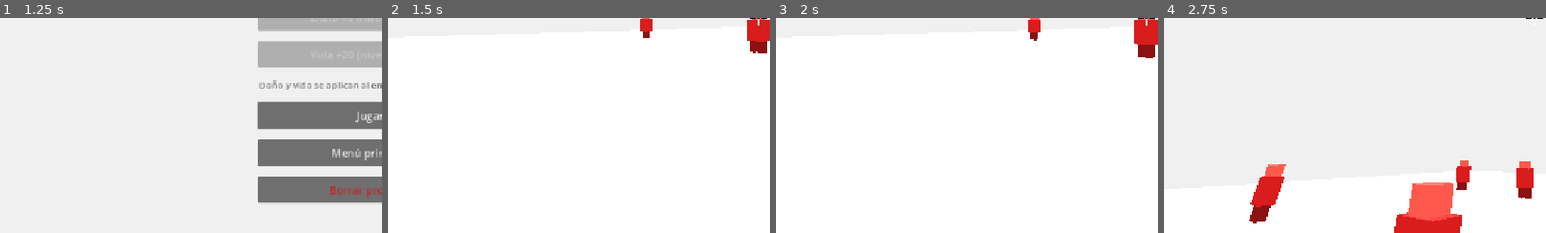
Above: before the commit, frames 1-4 (left to right).
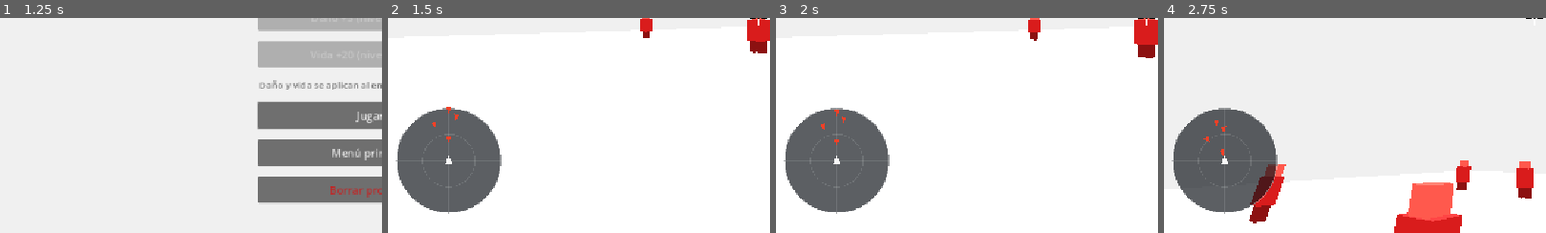
Above: after the commit, the same moments.

Repository: Veilen1/Deadline
Game: Godot game, scene res://scenes/ui/main_menu.tscn
Same seed, same stepped clock (60 frames per second), same inputs: the game is played once before the commit and once after it.
Inputs (mouse positions are % of the whole screen's width and height, from its top left):
- Up to frame 1 (1.25 s): click "Jugar" at 0.5 s
- Up to frame 2 (1.5 s): click "Jugar" at 1.25 s
- Up to frame 3 (2 s): no input
- Up to frame 4 (2.75 s): move the mouse to (55, 50) at 2.02 s; press the mouse at (55, 50) at 2.03 s; hold W (move_forward) from 2.03 s (still down); tap Space (jump) at 2.27 s
The pictures show only the part of the screen within x 2-52%, y 50-100%; the shares and areas given below are measured in that part.

Frame 1 is identical in both runs. In frame 2, 10% of the frame differs, in the area x 2-30%, y 41-92%; in frame 3, 10%; in frame 4, 10%.

Commit message:
feat(ui): agregar minimapa centrado en el jugador

Diff:
--- a/scenes/actors/enemies/guard_enemy.tscn
+++ b/scenes/actors/enemies/guard_enemy.tscn
@@ -51,7 +51,7 @@
 emission = Color(0.2, 1, 0.5, 1)
 emission_energy_multiplier = 1.6
 
-[node name="GuardEnemy" type="CharacterBody3D" groups=["enemies"]]
+[node name="GuardEnemy" type="CharacterBody3D" groups=["enemies", "guard_enemies"]]
 script = ExtResource("1_guard")
 
 [node name="CollisionShape3D" type="CollisionShape3D" parent="."]
--- a/scenes/main.tscn
+++ b/scenes/main.tscn
@@ -1,10 +1,11 @@
-[gd_scene load_steps=8 format=3]
+[gd_scene load_steps=9 format=3]
 
 [ext_resource type="Script" path="res://scenes/main.gd" id="1_main"]
 [ext_resource type="PackedScene" path="res://scenes/actors/player/player.tscn" id="2_player"]
 [ext_resource type="PackedScene" path="res://scenes/ui/pause_menu.tscn" id="4_pause"]
 [ext_resource type="PackedScene" path="res://scenes/ui/crosshair.tscn" id="5_crosshair"]
 [ext_resource type="PackedScene" path="res://scenes/ui/game_over_menu.tscn" id="6_game_over"]
+[ext_resource type="PackedScene" path="res://scenes/ui/minimap.tscn" id="7_minimap"]
 
 [sub_resource type="StyleBoxFlat" id="StyleBoxFlat_boss_bg"]
 bg_color = Color(0.05, 0.05, 0.05, 0.75)
@@ -136,6 +137,8 @@
 text = "HP 100/100"
 horizontal_alignment = 2
 
+[node name="Minimap" parent="CanvasLayer" instance=ExtResource("7_minimap")]
+
 [node name="ZoneBanner" type="Label" parent="CanvasLayer"]
 visible = false
 anchor_left = 0.5
--- /dev/null
+++ b/scenes/ui/minimap.gd
@@ -0,0 +1,116 @@
+extends Control
+
+## Radar centrado en el jugador. El jugador apunta siempre hacia arriba y el
+## mundo rota con su yaw. Información táctica, poco llamativa.
+
+@export var radar_range: float = 30.0
+@export var margin: float = 6.0
+
+@export_group("Colors")
+@export var background_color: Color = Color(0.06, 0.08, 0.1, 0.68)
+@export var border_color: Color = Color(1, 1, 1, 0.35)
+@export var ring_color: Color = Color(1, 1, 1, 0.12)
+@export var player_color: Color = Color(1, 1, 1, 0.95)
+@export var enemy_color: Color = Color(0.95, 0.25, 0.15, 1)
+@export var guard_color: Color = Color(0.25, 0.95, 0.45, 1)
+@export var elite_color: Color = Color(1, 0.8, 0.2, 1)
+@export var powerup_color: Color = Color(0.3, 0.8, 1, 1)
+
+@export_group("Markers")
+@export var enemy_size: float = 5.5
+@export var elite_size: float = 8.0
+
+
+func _process(_delta: float) -> void:
+	queue_redraw()
+
+
+func _draw() -> void:
+	var center: Vector2 = size * 0.5
+	var radius: float = minf(size.x, size.y) * 0.5 - margin
+	if radius <= 0.0:
+		return
+
+	draw_circle(center, radius, background_color)
+	draw_arc(center, radius, 0.0, TAU, 64, border_color, 1.5)
+	draw_arc(center, radius * 0.5, 0.0, TAU, 48, ring_color, 1.0)
+	draw_line(center - Vector2(radius, 0.0), center + Vector2(radius, 0.0), ring_color, 1.0)
+	draw_line(center - Vector2(0.0, radius), center + Vector2(0.0, radius), ring_color, 1.0)
+
+	var player: Node3D = get_tree().get_first_node_in_group("player") as Node3D
+	if player == null:
+		return
+
+	_draw_enemies(player, center, radius)
+	_draw_powerups(player, center, radius)
+	_draw_player(center)
+
+
+func _draw_enemies(player: Node3D, center: Vector2, radius: float) -> void:
+	for enemy: Node in get_tree().get_nodes_in_group("enemies"):
+		if not enemy is Node3D:
+			continue
+
+		var marker_position: Vector2 = _to_radar((enemy as Node3D).global_position, player, center, radius)
+		var is_elite: bool = (enemy as Node3D).scale.y > 1.5
+		var color: Color = enemy_color
+		var marker_size: float = enemy_size
+
+		if is_elite:
+			color = elite_color
+			marker_size = elite_size
+		elif enemy.is_in_group("guard_enemies"):
+			color = guard_color
+
+		_draw_arrow(marker_position, center, marker_size, color)
+
+		if is_elite:
+			draw_arc(marker_position, marker_size + 4.0, 0.0, TAU, 20, elite_color, 1.5)
+
+
+func _draw_powerups(player: Node3D, center: Vector2, radius: float) -> void:
+	for powerup: Node in get_tree().get_nodes_in_group("powerups"):
+		if not powerup is Node3D:
+			continue
+		var marker_position: Vector2 = _to_radar((powerup as Node3D).global_position, player, center, radius)
+		draw_circle(marker_position, 4.0, powerup_color)
+
+
+func _draw_player(center: Vector2) -> void:
+	var points := PackedVector2Array([
+		center + Vector2(0.0, -8.0),
+		center + Vector2(-5.0, 5.0),
+		center + Vector2(5.0, 5.0),
+	])
+	draw_colored_polygon(points, player_color)
+
+
+func _draw_arrow(position: Vector2, center: Vector2, marker_size: float, color: Color) -> void:
+	var direction: Vector2 = center - position
+	if direction.length() < 0.1:
+		direction = Vector2.UP
+	else:
+		direction = direction.normalized()
+
+	var side: Vector2 = Vector2(-direction.y, direction.x)
+	var points := PackedVector2Array([
+		position + direction * marker_size,
+		position - direction * marker_size * 0.7 + side * marker_size * 0.7,
+		position - direction * marker_size * 0.7 - side * marker_size * 0.7,
+	])
+	draw_colored_polygon(points, color)
+
+
+func _to_radar(world_position: Vector3, player: Node3D, center: Vector2, radius: float) -> Vector2:
+	# Relativo al jugador, rotado para que su frente quede arriba.
+	var relative: Vector2 = Vector2(
+		world_position.x - player.global_position.x,
+		world_position.z - player.global_position.z
+	)
+	relative = relative.rotated(player.global_rotation.y)
+
+	var distance: float = relative.length()
+	if distance > radar_range:
+		relative = relative / distance * radar_range
+
+	return center + relative * (radius / radar_range)
--- /dev/null
+++ b/scenes/ui/minimap.tscn
@@ -0,0 +1,15 @@
+[gd_scene load_steps=2 format=3]
+
+[ext_resource type="Script" path="res://scenes/ui/minimap.gd" id="1_minimap"]
+
+[node name="Minimap" type="Control"]
+layout_mode = 3
+anchor_top = 1.0
+anchor_bottom = 1.0
+offset_left = 24.0
+offset_top = -194.0
+offset_right = 194.0
+offset_bottom = -24.0
+grow_vertical = 0
+mouse_filter = 2
+script = ExtResource("1_minimap")
Not shown, added: scenes/ui/minimap.gd.uid
